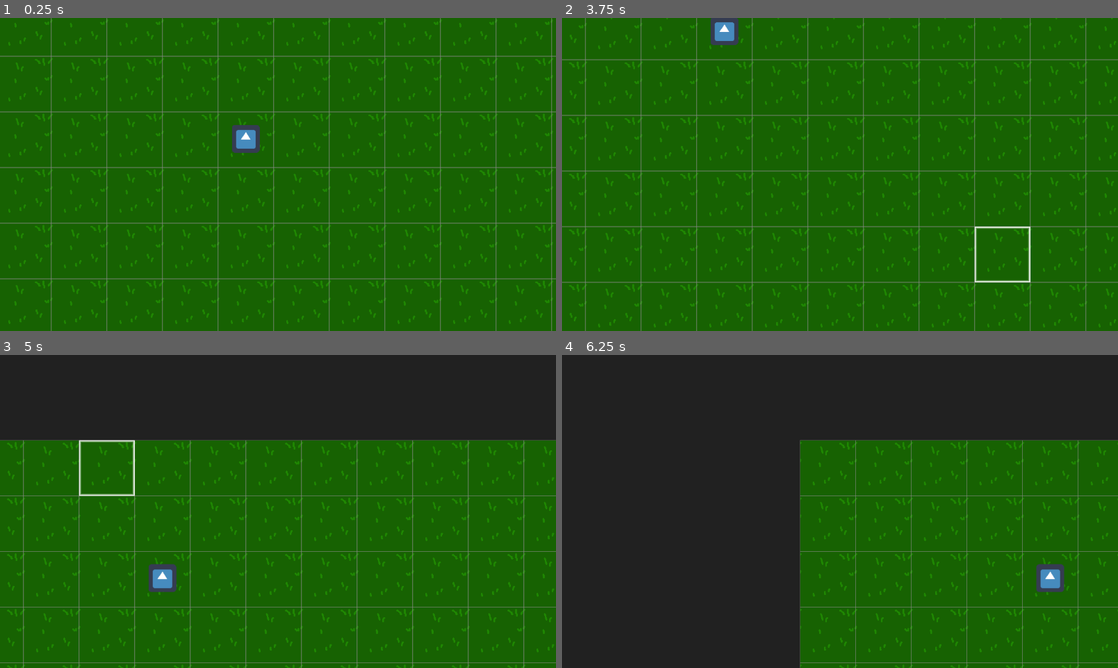
Above: before the commit, frames 1-4 (two rows, left to right).
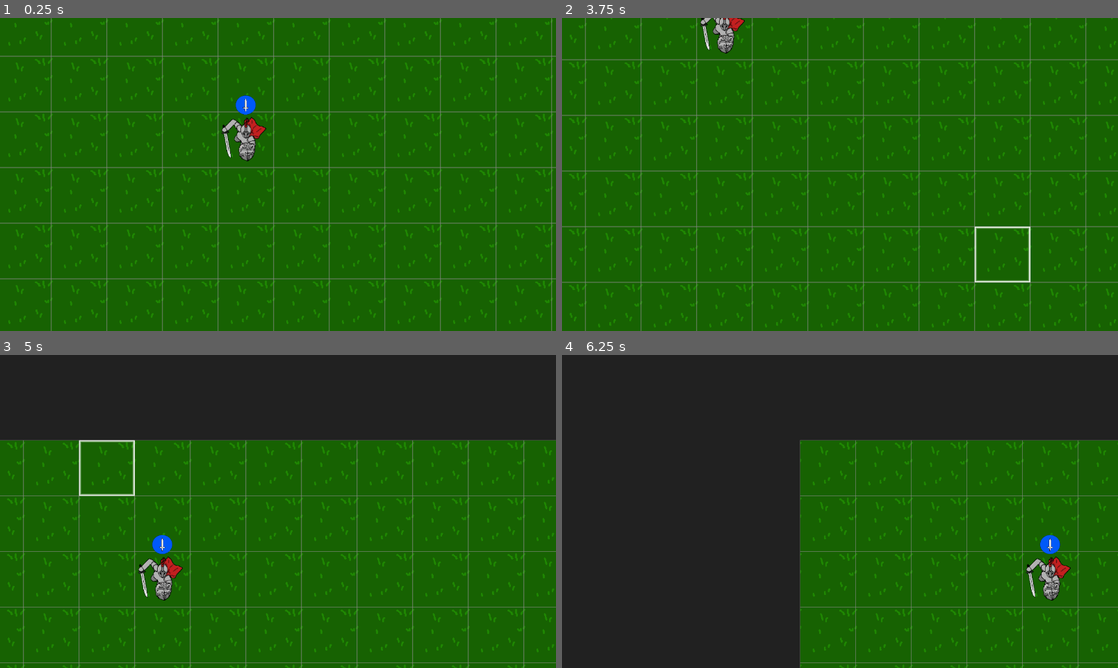
Above: after the commit, the same moments.

Repository: IndecisionGames/Fallen-Realm
Game: Godot game, scene res://Game.tscn
Same seed, same stepped clock (60 frames per second), same inputs: the game is played once before the commit and once after it. The engine's default icon, where the game draws it, is replaced by a stand-in: a white triangle on a blue panel in a dark square.
Inputs (mouse positions are in pixels of both pictures, inside the frame that each line leads up to):
- Up to frame 1 (0.25 s): no input
- Up to frame 2 (3.75 s): tap Enter at 0.5, 2.75 s; move the mouse to (962, 158) at 0.52 s; hold Down (camera_down) 0.53-1.28 s; click (962, 158) at 0.67 s; move the mouse to (728, 190) at 1.27 s; tap Left (camera_left) at 1.35 s; click (728, 190) at 1.42 s; tap Space at 2, 3.5 s; move the mouse to (895, 105) at 2.02 s; hold Middle mouse button (camera_move) 2.03-2.78 s; click (895, 105) at 2.17 s; move the mouse to (812, 237) at 2.77 s; tap Right (camera_right) at 2.85 s; click (812, 237) at 2.92 s; move the mouse to (1006, 221) at 3.52 s; hold Up (camera_up) from 3.53 s (still down); click (1006, 221) at 3.67 s
- Up to frame 3 (5 s): move the mouse to (111, 464) at 4.27 s; release Up (camera_up) at 4.28 s; tap Down (camera_down) at 4.35 s; click (111, 464) at 4.42 s
- Up to frame 4 (6.25 s): tap Enter at 5 s; move the mouse to (867, 511) at 5.02 s; hold Left (camera_left) 5.03-5.78 s; click (867, 511) at 5.17 s; move the mouse to (756, 433) at 5.77 s; tap Middle mouse button (camera_move) at 5.85 s; click (756, 433) at 5.92 s

The runs differ from the first frame. In frame 1, 0.9% of the frame differs, in the area x 39-48%, y 24-46%; in frame 2, 0.6%; in frame 3, 0.9%; in frame 4, 0.9%, in the area x 83-92%, y 57-79%.

Commit message:
Add knight sprite, character movement and rotation

Diff:
--- a/characters/character.tscn
+++ b/characters/character.tscn
@@ -1,13 +1,24 @@
-[gd_scene load_steps=3 format=2]
+[gd_scene load_steps=4 format=2]
 
 [ext_resource path="res://scripts/characters/character.gd" type="Script" id=1]
-[ext_resource path="res://icon.png" type="Texture" id=2]
+[ext_resource path="res://characters/knight-128.png" type="Texture" id=2]
+[ext_resource path="res://characters/knight_banner.png" type="Texture" id=3]
 
 [node name="Character" type="Node2D"]
 script = ExtResource( 1 )
 
-[node name="Sprite" type="Sprite" parent="."]
+[node name="CharacterSprite" type="Sprite" parent="."]
+position = Vector2( -7, -4.14844 )
+scale = Vector2( 0.890625, 0.929688 )
 texture = ExtResource( 2 )
+offset = Vector2( 0, 5 )
+
+[node name="Banner" type="Sprite" parent="."]
+position = Vector2( 0, -80 )
+scale = Vector2( 0.484375, 0.455139 )
+z_index = 2
+texture = ExtResource( 3 )
+offset = Vector2( 0, 5 )
 
 [node name="SelectZone" type="Control" parent="."]
 margin_left = -64.0
--- a/scripts/characters/character.gd
+++ b/scripts/characters/character.gd
@@ -1,20 +1,79 @@
 extends Node2D
+
+enum Direction{
+	North,
+	South,
+	East,
+	West
+}
 
 var green_cell = preload("res://map/CellHighlight.tscn")
 
 var selected = false
-var movement = 2
+var movement = 4
 var current_position;
 var target_position;
 var under_mouse = false;
 var highlighted_cells = [];
 var global_cancel_origin = false
+var facing = Direction.South
+
+var move_speed = 300
+var turn_speed = 1
+var turning_to;
+var movement_vec = Vector2(0,0)
+var next_cell;
+var final_cell;
+var moving = false
 
 onready var Grid = get_node("/root/Game/Map/Grid")
+onready var character_sprite = get_node("CharacterSprite")
 
 func _ready():
 	add_to_group("characters")
 	current_position = Grid.world_to_map(global_position)
+
+func _process(delta):
+	if moving:
+		if in_range(next_cell):
+			movement_vec = Vector2(0,0)
+			if next_cell == final_cell:
+				moving = false
+			else:
+				pick_next_cell()
+		else:
+			set_global_position(get_global_position() + movement_vec * move_speed * delta)
+
+
+func pick_next_cell():
+	var remaining = final_cell - current_position
+	if remaining.x > 0: # move right
+		next_cell = current_position + Vector2(1,0)
+		facing = Direction.East
+		character_sprite.set_global_rotation_degrees(-90)
+	elif remaining.x < 0: # move left
+		next_cell = current_position + Vector2(-1,0)
+		facing = Direction.West
+		character_sprite.set_global_rotation_degrees(90)
+	elif remaining.y > 0: # move down
+		next_cell = current_position + Vector2(0,1)
+		facing = Direction.South
+		character_sprite.set_global_rotation_degrees(0)
+	elif remaining.y < 0: # move up
+		next_cell = current_position + Vector2(0,-1)
+		facing = Direction.North
+		character_sprite.set_global_rotation_degrees(180)
+	movement_vec = next_cell - current_position
+
+func in_range(cell):
+	var target = Grid.map_to_world_fixed(cell)
+	var offset = target - global_position
+	var passed = false
+	if (facing == Direction.North and offset.y > 0) or (facing == Direction.South and offset.y < 0) or (facing == Direction.East and offset.x < 0) or (facing == Direction.West and offset.x > 0):
+		set_global_position(target)
+		current_position = cell
+		return true
+	return false
 
 func select():
 	selected = true
@@ -36,8 +95,9 @@
 	cancel()
 
 func move_to(cell):
-	set_global_position(Grid.map_to_world_fixed(cell))
-	current_position = cell
+	final_cell = cell
+	pick_next_cell()
+	moving = true
 
 func _on_SelectZone_mouse_entered():
 	under_mouse = true
@@ -75,3 +135,7 @@
 		if target == cell_position:
 			return true
 	return false
+
+func determine_direction(target):
+	var dx = target.x - current_position.x
+	var dy = target.y - current_position.y
Binary file added: characters/knight-128.png
Not shown, added: characters/knight-128.png.import
Binary file added: characters/knight_banner.png
Not shown, added: characters/knight_banner.png.import
Not shown, changed: .gitignore
